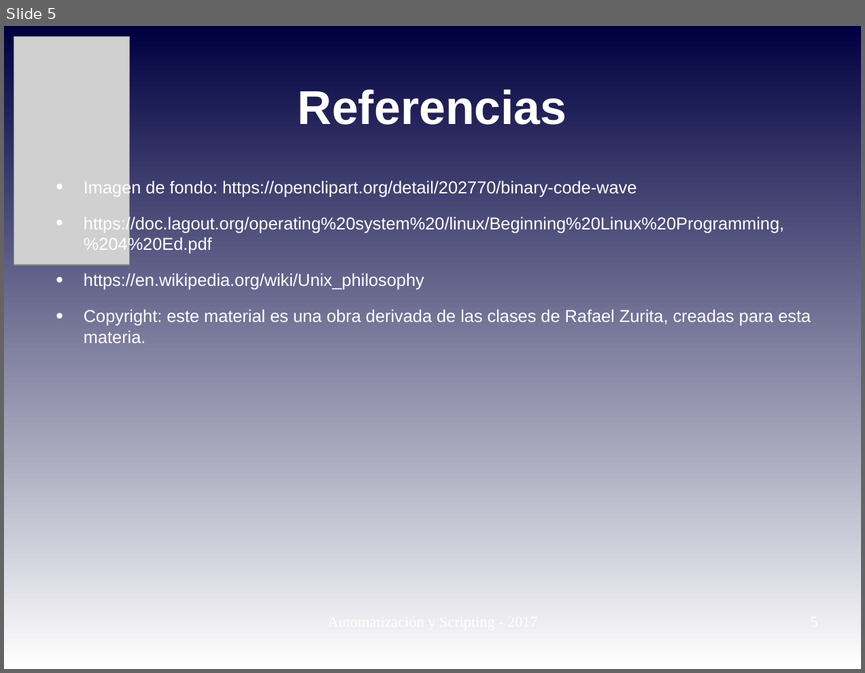
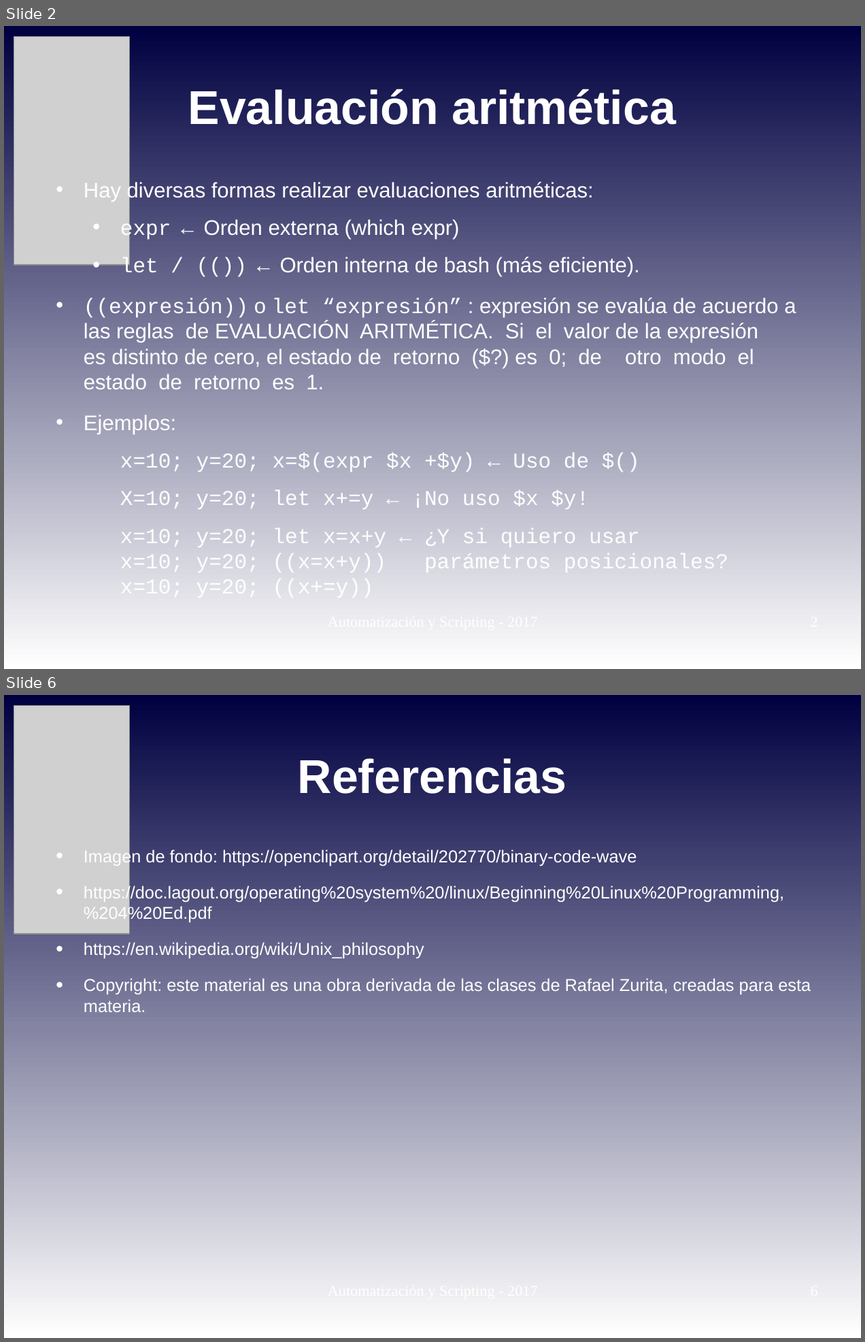
Before and after one commit to niniadcobre/-AutoyScripting, a slide deck: clases/AYS_clase06.odp. Shown one above the other, each under a label of ours: slide 5 before the commit, slides 2 and 6 after it; the slides between them are not shown. The pictures are 865x673 and 865x1342 pixels, drawn with LibreOffice and Linux fonts; fonts in the diff are those of the drawing; grey boxes stand for pictures. Boxes give left, top, right and bottom in pixels: in the first picture for what was removed or moved away, otherwise in the second. Text is boxed around its words. In the diff, an @@ line names an element or a change of style, - is before the commit and + after.

```diff
--- a/clases/AYS_clase06.odp
+++ b/clases/AYS_clase06.odp
@@ slide 2 added at [4,26,861,669], background gradient #000040 to #FFFFFF @@
@@ picture added at [14,37,129,265] @@
@@ title added at [188,89,676,125], 44 pt, text #FFFFFF, bold @@
+Evaluación aritmética
@@ text added at [84,180,796,575], 19.6 pt, text #FFFFFF @@
+• Hay diversas formas realizar evaluaciones aritméticas:
+  • expr ← Orden externa (which expr)
+  • let / (()) ← Orden interna de bash (más eficiente).
+• ((expresión)) o let “expresión” : expresión se evalúa de acuerdo a las reglas de EVALUACIÓN ARITMÉTICA. Si el valor de la expresión
+  es distinto de cero, el estado de retorno ($?) es 0; de otro modo el estado de retorno es 1.
+• Ejemplos:
+  x=10; y=20; x=$(expr $x +$y) ← Uso de $()
+  X=10; y=20; let x+=y ← ¡No uso $x $y!
+  x=10; y=20; let x=x+y ← ¿Y si quiero usar
+  x=10; y=20; ((x=x+y)) parámetros posicionales?
+  x=10; y=20; ((x+=y))
@@ what was slide 5 is now slide 6 @@
```
Also in this commit, not shown: 1 slide changed, 3 other slides added, 3 slides removed, 8 other files.
